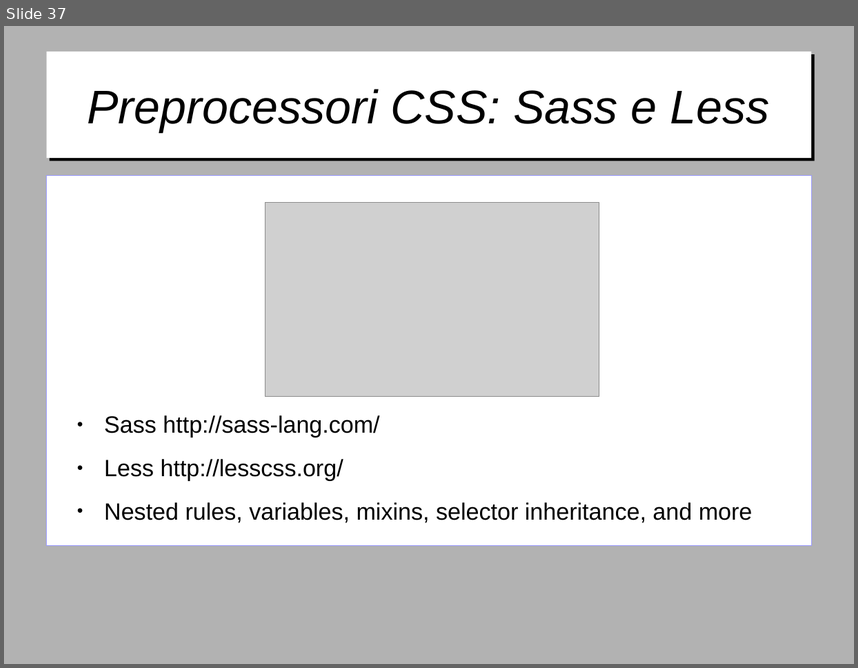
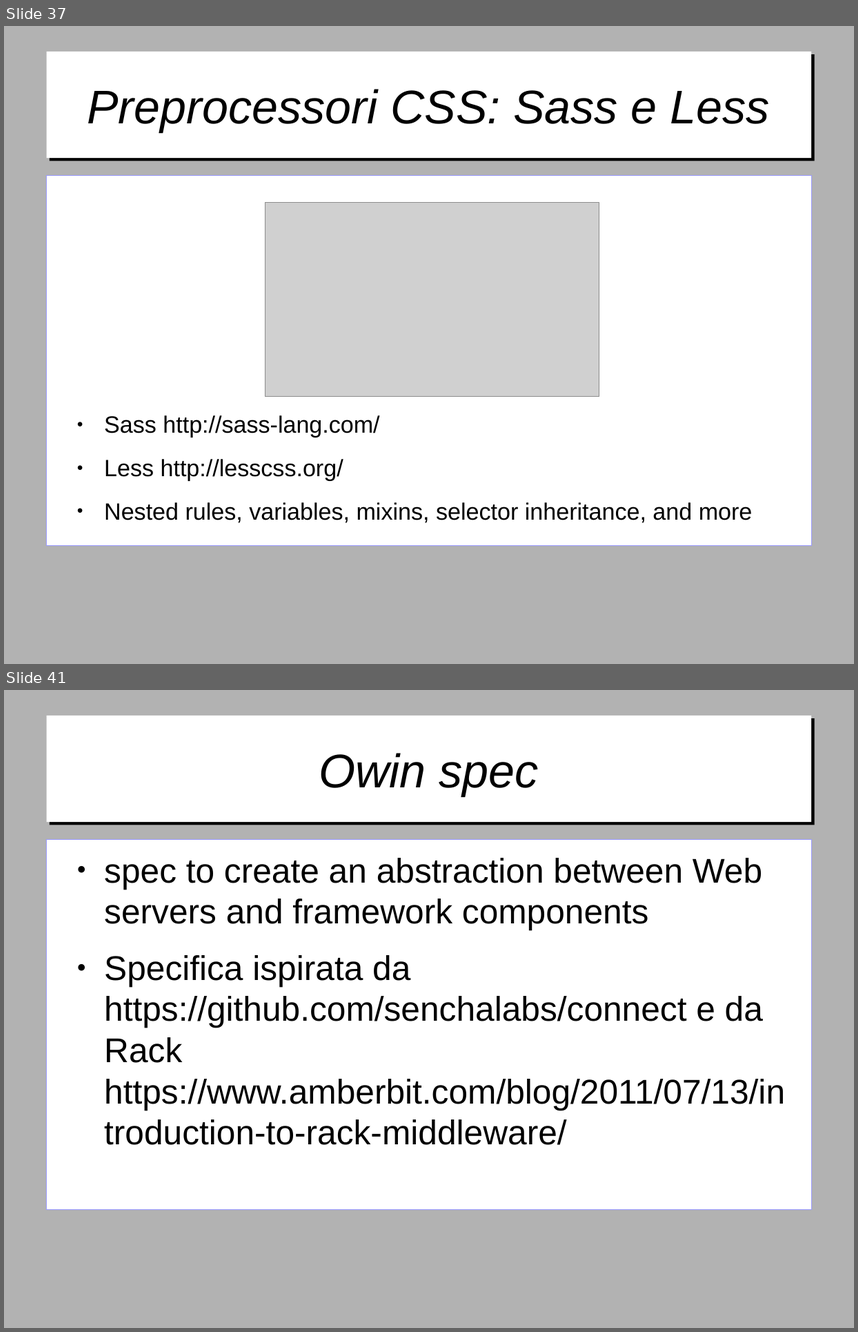
Before and after one commit to gitfer/ARXCourse, a slide deck: ARXCourse.odp. Shown one above the other, each under a label of ours: slide 37 before the commit, slides 37 and 41 after it; the slides between them are not shown. The pictures are 858x668 and 858x1332 pixels, drawn with LibreOffice and Linux fonts; fonts in the diff are those of the drawing; grey boxes stand for pictures; background and template pictures are left out. Boxes give left, top, right and bottom in pixels: in the first picture for what was removed or moved away, otherwise in the second. Text is boxed around its words. In the diff, an @@ line names an element or a change of style, - is before the commit and + after.

Commit message:
Aggiunta appendice su OWIN e Katana

```diff
--- a/ARXCourse.odp
+++ b/ARXCourse.odp
@@ slide 41 added at [4, 690, 854, 1328], background #B2B2B2 @@
@@ title added at [46, 716, 812, 822], fill #FFFFFF, 44 pt, text #000000, italic @@
+Owin spec
@@ text added at [46, 839, 812, 1209], fill #FFFFFF, outline #9999FF 0 pt, 32 pt, text #000000 @@
+● spec to create an abstraction between Web servers and framework components
+● Specifica ispirata da https://github.com/senchalabs/connect e da Rack https://www.amberbit.com/blog/2011/07/13/introduction-to-rack-middleware/
```
Also in this commit, not shown: 1 slide changed, 15 other slides added.
